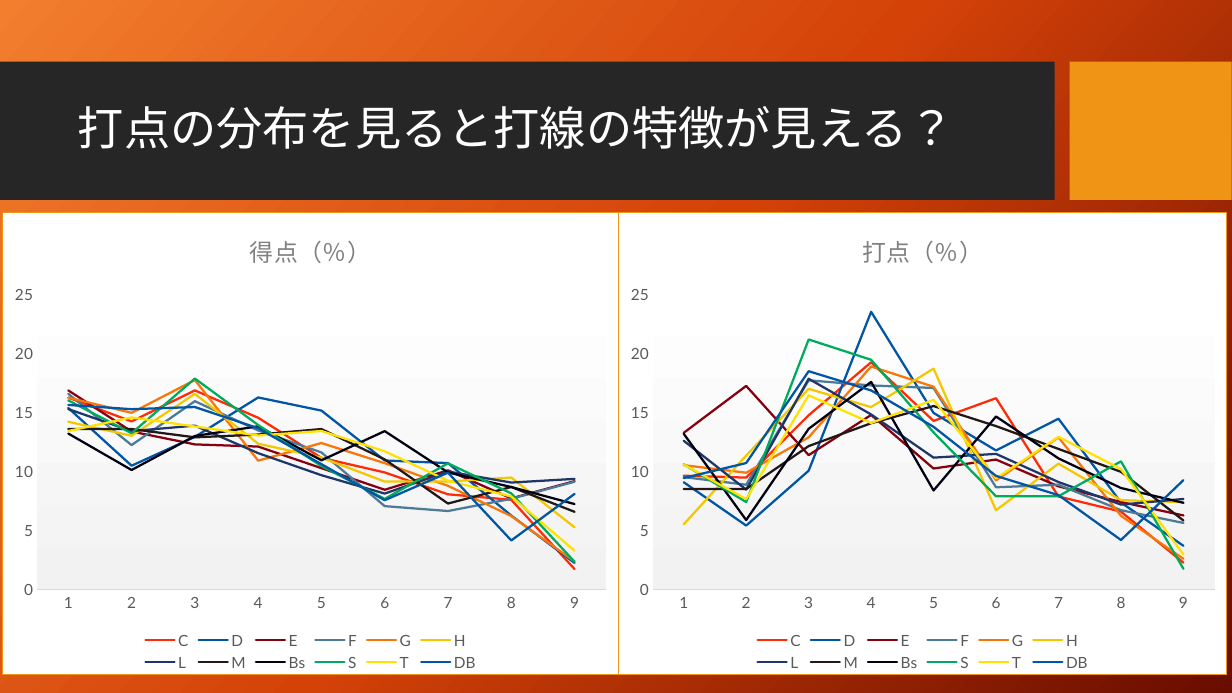
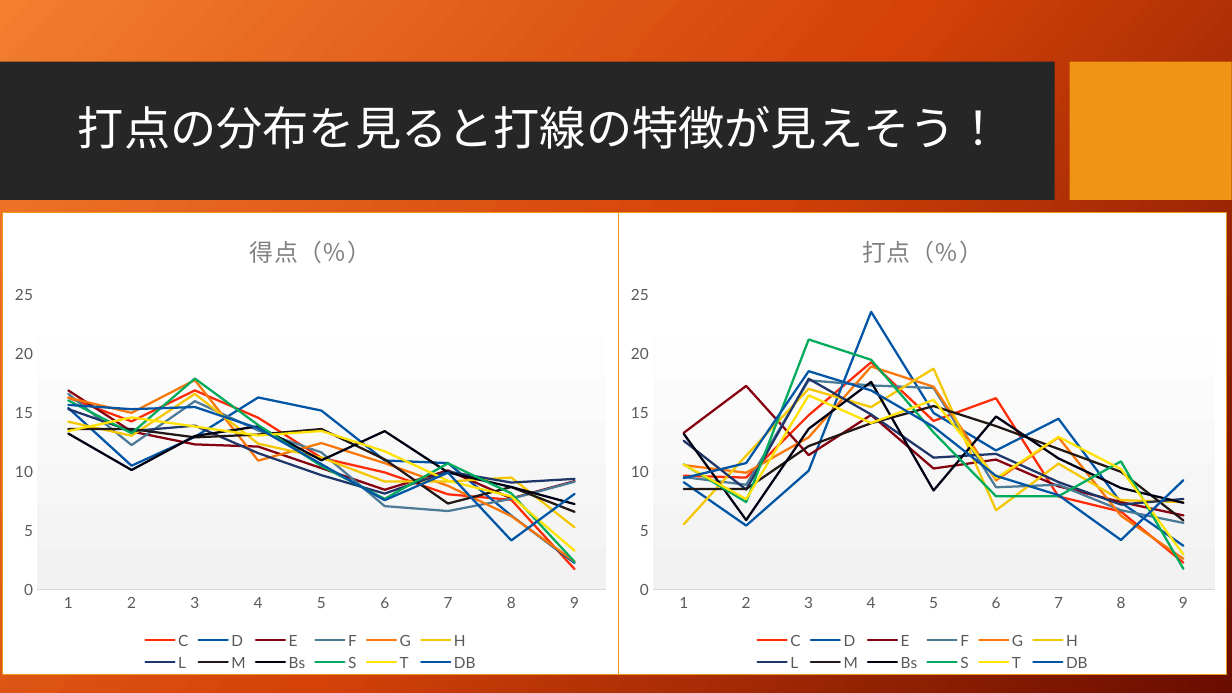
Before and after one commit to taichiw/baseball201712, a slide deck: slide 11 of 2番ペゲーロとは何だったのか.pptx (slide 9 before the commit). Drawn at 1232x693 pixels with LibreOffice and Linux fonts; fonts in the diff are those of the drawing; background and template pictures are left out. Boxes give left, top, right and bottom in pixels: in the first picture for what was removed or moved away, otherwise in the second. Text is boxed around its words. In the diff, an @@ line names an element or a change of style, - is before the commit and + after.

```diff
--- a/2番ペゲーロとは何だったのか.pptx
+++ b/2番ペゲーロとは何だったのか.pptx
@@ title at <box>78,106,1002,149</box>: text changed @@
-打点の分布を見ると打線の特徴が見える？
+打点の分布を見ると打線の特徴が見えそう！
```
Also in this commit, not shown: 7 other slides changed, 6 slides added, 1 other file.
